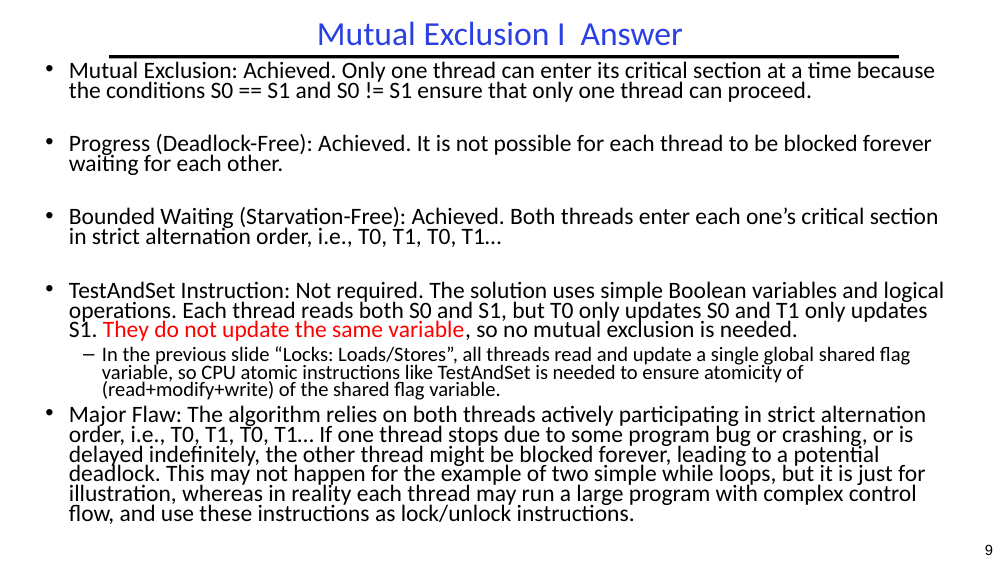
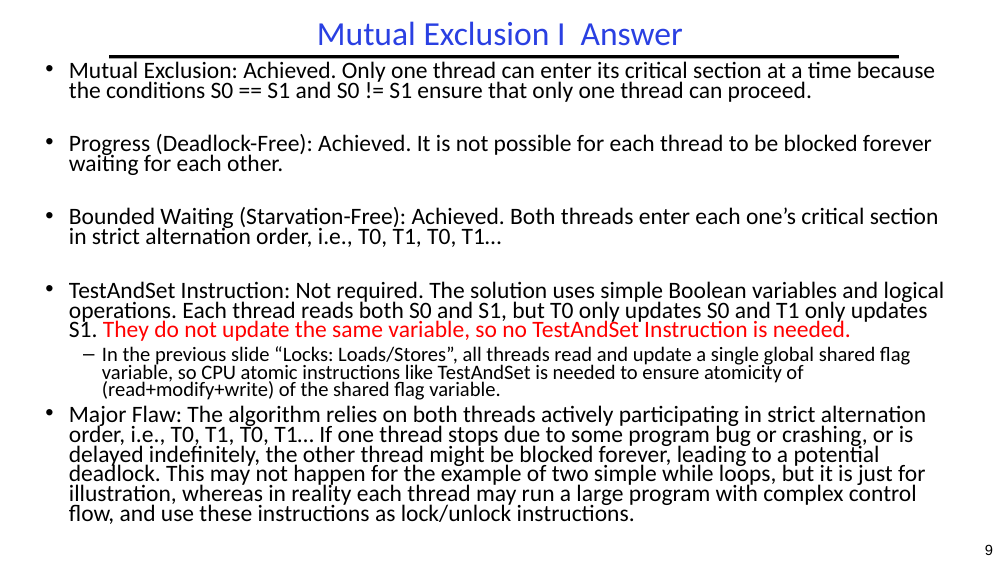
Before and after one commit to guhofstra/CSC112Fa26, a slide deck: slide 9 of PPTs/L3-Exercises ANS.pptx. Drawn at 1008x567 pixels with LibreOffice and Linux fonts; fonts in the diff are those of the drawing. Boxes give left, top, right and bottom in pixels: in the first picture for what was removed or moved away, otherwise in the second. Text is boxed around its words. In the diff, an @@ line names an element or a change of style, - is before the commit and + after.

```diff
--- a/PPTs/L3-Exercises ANS.pptx
+++ b/PPTs/L3-Exercises ANS.pptx
@@ text at (x1=69, y1=281, x2=945, y2=341): text changed @@
-• TestAndSet Instruction: Not required. The solution uses simple Boolean variables and logical operations. Each thread reads both S0 and S1, but T0 only updates S0 and T1 only updates S1. They do not update the same variable, so no mutual exclusion is needed.
+• TestAndSet Instruction: Not required. The solution uses simple Boolean variables and logical operations. Each thread reads both S0 and S1, but T0 only updates S0 and T1 only updates S1. They do not update the same variable, so no TestAndSet Instruction is needed.
```
Also in this commit, not shown: 8 other slides changed, 1 slide removed, 4 other files.
